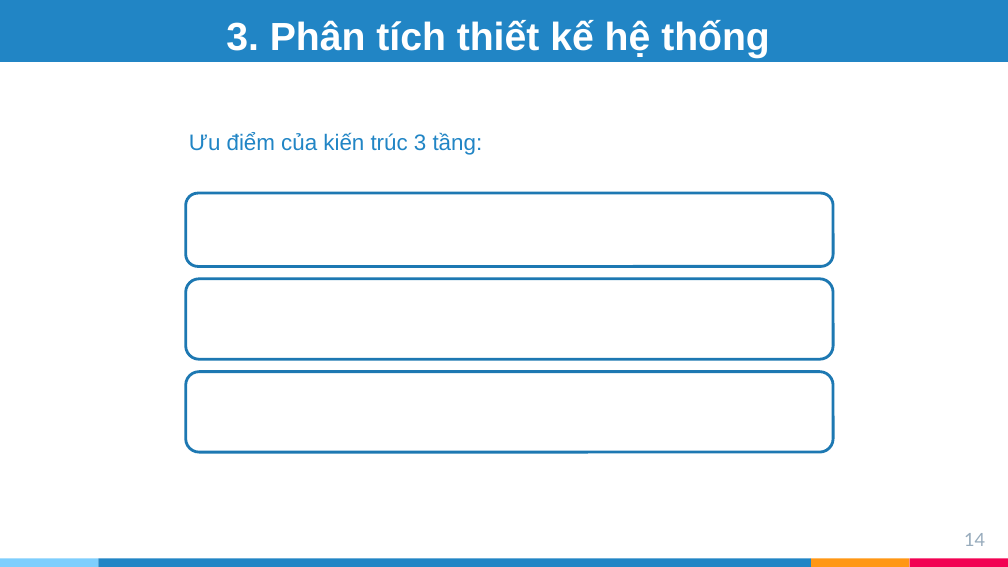
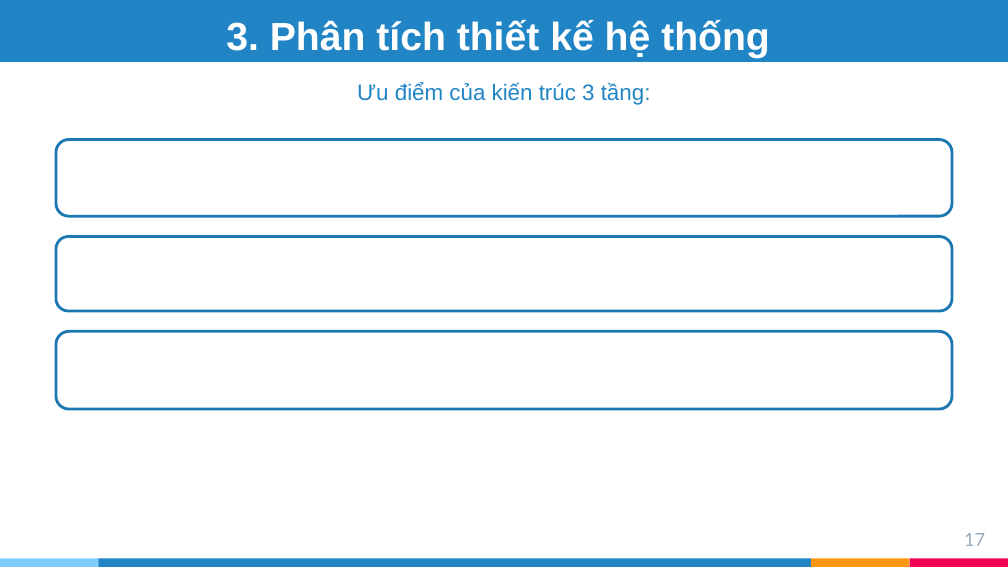
Before and after one commit to tranphuongthao2405/finalproject, a slide deck: slide 17 of report/slide ĐATN - Trần Phương Thảo - 20173383.pptx (slide 14 before the commit). Drawn at 1008x567 pixels with LibreOffice and Linux fonts; fonts in the diff are those of the drawing. Boxes give left, top, right and bottom in pixels: in the first picture for what was removed or moved away, otherwise in the second. Text is boxed around its words. In the diff, an @@ line names an element or a change of style, - is before the commit and + after.

```diff
--- a/report/slide ĐATN - Trần Phương Thảo - 20173383.pptx
+++ b/report/slide ĐATN - Trần Phương Thảo - 20173383.pptx
@@ text "Ưu điểm của kiến trúc ...": place and size @@
-text "Ưu điểm của kiến trúc ..." at [189, 132, 483, 155]
+text "Ưu điểm của kiến trúc ..." at [357, 83, 651, 105]
@@ rounded rectangle added at [56, 139, 953, 216], fill #FFFFFF, outline #1E79B3 2 pt @@
@@ rounded rectangle: place and size @@
-rounded rectangle at [185, 194, 833, 267]
+rounded rectangle at [56, 237, 953, 311]
@@ rounded rectangle removed at [185, 279, 833, 360] @@
@@ rounded rectangle: place and size @@
-rounded rectangle at [185, 372, 833, 453]
+rounded rectangle at [56, 332, 953, 409]
@@ page number at [964, 533, 985, 546]: text changed @@
-14
+17
```
Also in this commit, not shown: 9 other slides changed, 4 slides added, 2 slides removed, 1 other file.
